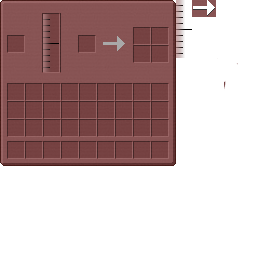
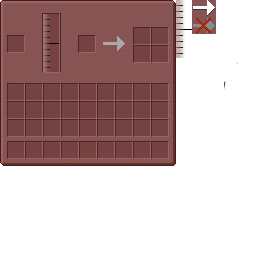
Before/after of a (256, 256) layered artwork. What changed in the layer stack:
added layer "arrow_invalid" above "arrow_empty" over bbox(192, 17, 216, 34)
